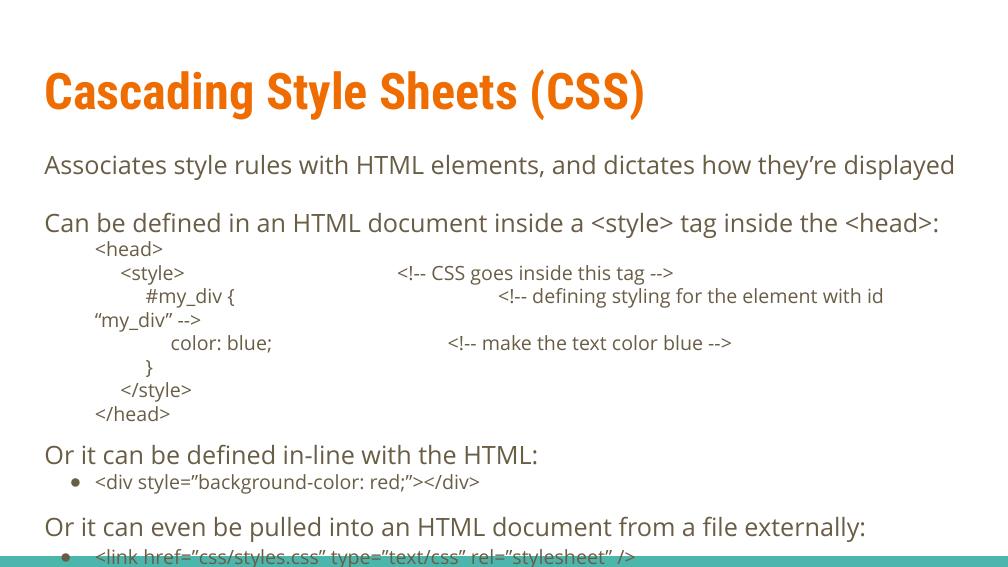
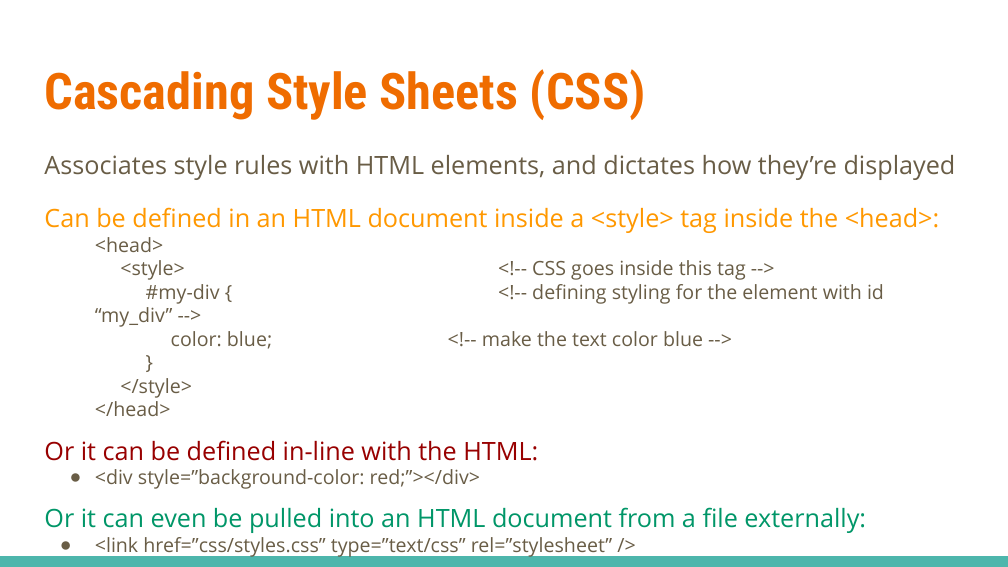
Before and after one commit to linkedin/high-school-trainee, a slide deck: slide 13 of Week_1/Lectures/1.3_HTML_and_CSS.pptx. Drawn at 1008x567 pixels with LibreOffice and Linux fonts; fonts in the diff are those of the drawing. Boxes give left, top, right and bottom in pixels: in the first picture for what was removed or moved away, otherwise in the second. Text is boxed around its words. In the diff, an @@ line names an element or a change of style, - is before the commit and + after.

```diff
--- a/Week_1/Lectures/1.3_HTML_and_CSS.pptx
+++ b/Week_1/Lectures/1.3_HTML_and_CSS.pptx
@@ text at (x1=44, y1=207, x2=939, y2=558): text colour #695D46 to #FF9800 in "Can be defined in an HTML document ..."; text colour #695D46 to #980000 in "Or it can be defined in-line with ..."; text colour #695D46 to #009668 in "Or it can even be pulled into ..."; line spacing 1.15 to 1 @@
@@ text at (x1=532, y1=284, x2=884, y2=304): text changed @@
-#my_div { <!-- defining styling for the element with id “my_div” -->
+#my-div { <!-- defining styling for the element with id “my_div” -->
```
Also in this commit, not shown: 20 other slides changed, 1 slide added, 1 slide removed.
